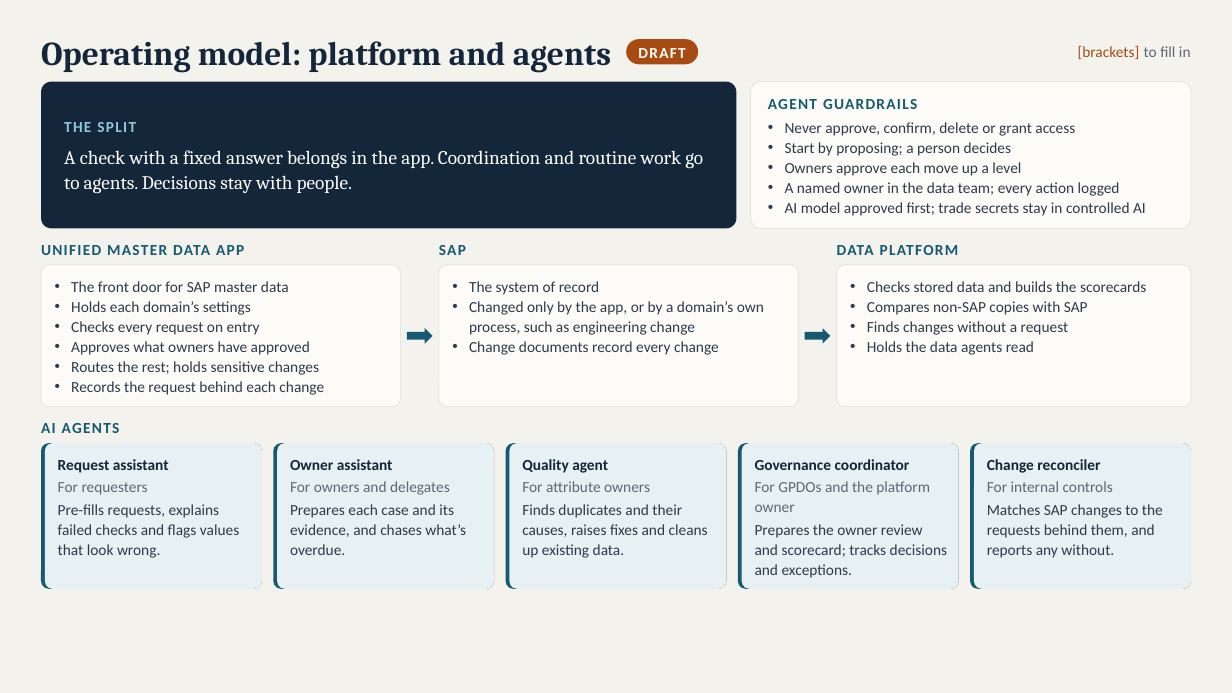
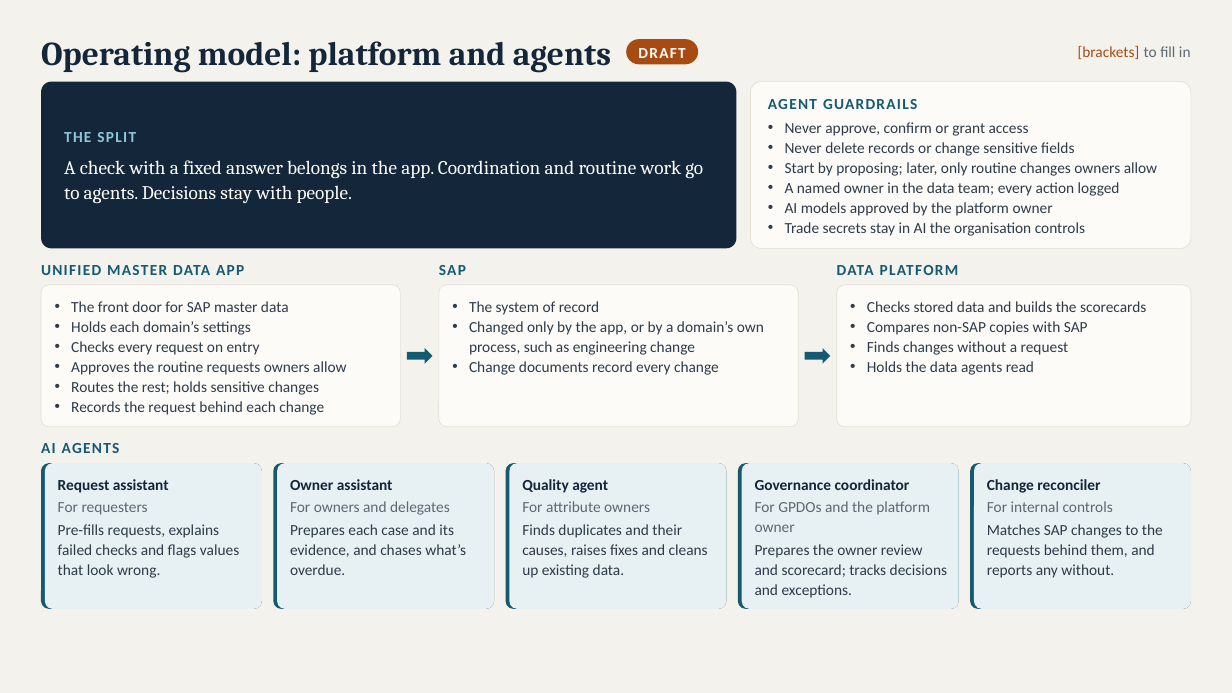
Before and after one commit to sreent/lean-framework, a slide deck: slide 5 of deck/lean-data-governance.pptx. Drawn at 1232x693 pixels with LibreOffice and Linux fonts; fonts in the diff are those of the drawing. Boxes give left, top, right and bottom in pixels: in the first picture for what was removed or moved away, otherwise in the second. Text is boxed around its words. In the diff, an @@ line names an element or a change of style, - is before the commit and + after.

```diff
--- a/deck/lean-data-governance.pptx
+++ b/deck/lean-data-governance.pptx
@@ rounded rectangle: place and size @@
-rounded rectangle at (41, 81, 737, 228)
+rounded rectangle at (41, 81, 737, 248)
@@ rounded rectangle at (41, 81, 737, 248): proportions changed @@
@@ rounded rectangle at (750, 81, 1191, 248): proportions changed @@
@@ rounded rectangle: place and size @@
-rounded rectangle at (750, 81, 1191, 228)
+rounded rectangle at (750, 81, 1191, 248)
@@ text "THE SPLIT": place and size @@
-text "THE SPLIT" at (64, 122, 136, 132)
+text "THE SPLIT" at (64, 132, 136, 142)
@@ text at (785, 122, 1157, 176): text changed @@
-• Never approve, confirm, delete or grant access
-• Start by proposing; a person decides
-• Owners approve each move up a level
+• Never approve, confirm or grant access
+• Never delete records or change sensitive fields
+• Start by proposing; later, only routine changes owners allow
@@ text "A check with a fixed ...": place and size @@
-text "A check with a fixed ..." at (64, 150, 703, 194)
+text "A check with a fixed ..." at (64, 160, 703, 204)
@@ text at (785, 202, 1085, 236): text changed @@
-• AI model approved first; trade secrets stay in controlled AI
+• AI models approved by the platform owner
+• Trade secrets stay in AI the organisation controls
@@ 22 texts, 13 rounded rectangles, 2 right arrows: place and size @@
-22 texts, 13 rounded rectangles, 2 right arrows at (41, 245, 1191, 590)
+22 texts, 13 rounded rectangles, 2 right arrows at (41, 265, 1191, 609)
@@ text at (71, 361, 346, 375): text changed @@
-• Approves what owners have approved
+• Approves the routine requests owners allow
```
Also in this commit, not shown: 4 other slides changed, 6 other files.
